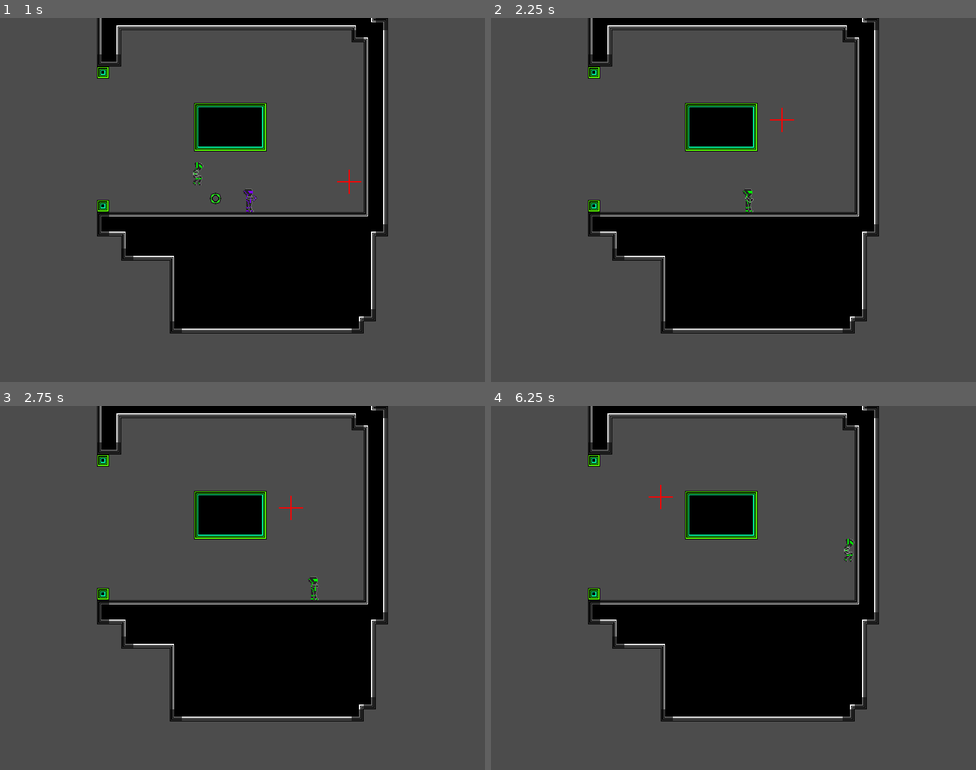
Above: before the commit, frames 1-4 (two rows, left to right).
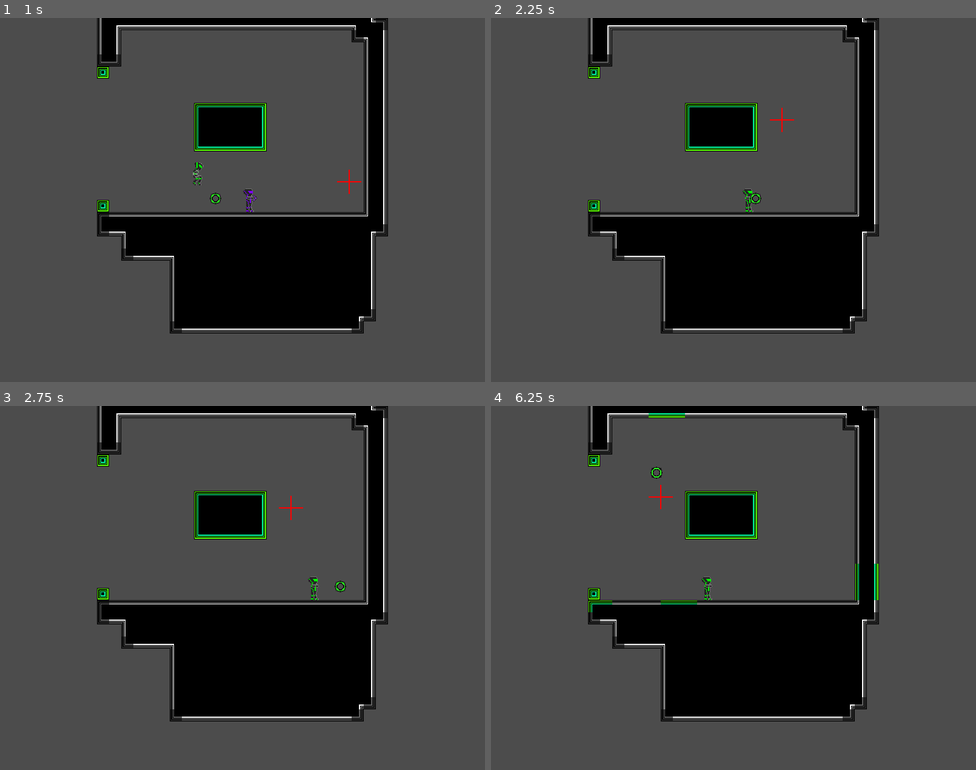
Above: after the commit, the same moments.

Repository: emmawithanE/Frisbee
Game: Godot game, scene res://scenes/World.tscn
Two runs of this game, one before a commit and one after it. Both use one fixed random seed, a clock stepped at 60 frames per second and the inputs below.
Inputs (mouse positions are in pixels of both pictures, inside the frame that each line leads up to):
- Up to frame 1 (1 s): move the mouse to (349, 181) at 0.52 s; hold Right (ui_right) from 0.53 s (still down); click (349, 181) at 0.6 s; tap Space (jump) at 0.77 s
- Up to frame 2 (2.25 s): move the mouse to (636, 218) at 1.27 s; release Right (ui_right) at 1.28 s; hold Down (ui_down) 1.28-2.03 s; tap R (dash) at 1.35 s; tap Space (jump) at 1.52 s; tap Enter at 2 s; move the mouse to (782, 119) at 2.02 s; hold Right (ui_right) from 2.03 s (still down); click (782, 119) at 2.1 s
- Up to frame 3 (2.75 s): keep holding Right (ui_right)
- Up to frame 4 (6.25 s): move the mouse to (709, 660) at 2.77 s; release Right (ui_right) at 2.78 s; hold Up (ui_up) 2.78-3.53 s; tap R (dash) at 2.85, 4.35, 5.85 s; tap Space (jump) at 3.02, 3.77, 4.52, 6.02 s; move the mouse to (879, 642) at 3.52 s; hold Left (ui_left) 3.53-5.03 s; click (879, 642) at 3.6 s; move the mouse to (588, 533) at 4.27 s; move the mouse to (757, 588) at 5.02 s; hold Down (ui_down) 5.03-5.78 s; click (757, 588) at 5.1 s; move the mouse to (660, 497) at 5.77 s; hold Right (ui_right) from 5.78 s (still down)

Frame 1 is identical in both runs. In frame 2, less than 0.1% of the frame differs, in the area x 52-56%, y 48-52%; in frame 3, less than 0.1%; in frame 4, 0.5%, in the area x 20-80%, y 2-57%.

Commit message:
refresh disks on killing a player

Diff:
--- a/scenes/Player.gd
+++ b/scenes/Player.gd
@@ -49,7 +49,7 @@
 # Called when the node enters the scene tree for the first time.
 func _ready():
 	respawn_pos = global_position
-
+	Signals.connect("kill_player", self, "refresh_disk")
 	if colour != 1:
 		UI_LEFT += "_p2"
 		UI_RIGHT += "_p2"
@@ -66,6 +66,10 @@
 	if aim:
 		last_aim = aim
 	return last_aim
+
+func refresh_disk(player):
+	print("giving p " + str(colour) + " a disk")
+	shooting_state = ShootingStates.Ready
 
 func set_shot_exception(shot):
 	shot.add_collision_exception_with(self)
